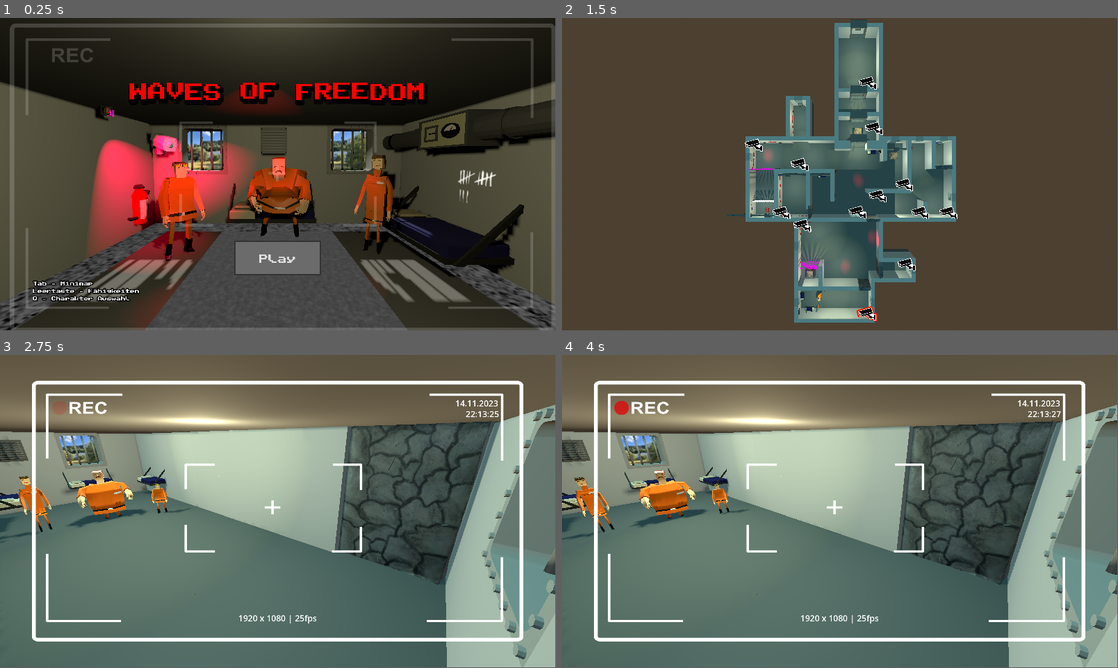
Above: before the commit, frames 1-4 (two rows, left to right).
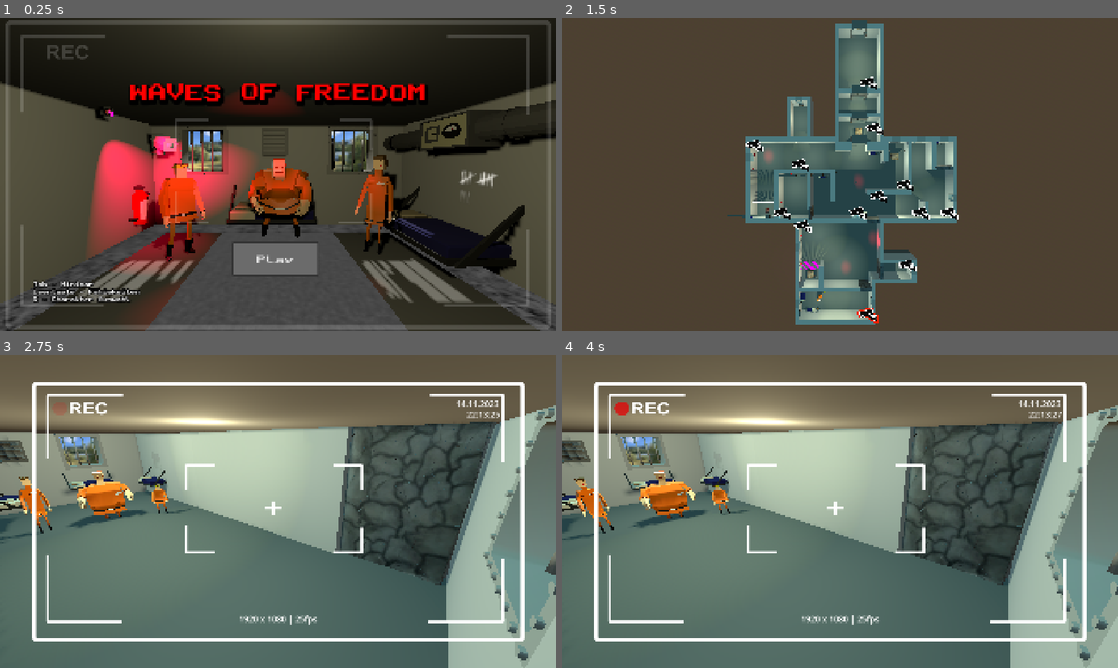
Above: after the commit, the same moments.

Repository: Maxi-F22/GamejamSoSe25
Game: Godot game, scene res://Scenes/MainMenu.tscn
Two runs of this game, one before a commit and one after it. Both use one fixed random seed, a clock stepped at 60 frames per second and the inputs below.
Inputs (mouse positions are in pixels of both pictures, inside the frame that each line leads up to):
- Up to frame 1 (0.25 s): no input
- Up to frame 2 (1.5 s): click "Play" at 0.5 s; move the mouse to (962, 158) at 1.27 s; hold Tab (Switch Cam) from 1.28 s (still down); click (962, 158) at 1.42 s
- Up to frame 3 (2.75 s): tap Enter at 2 s; move the mouse to (166, 527) at 2.02 s; release Tab (Switch Cam) at 2.03 s; tap Space (Wave Activate) at 2.1 s; click (166, 527) at 2.17 s
- Up to frame 4 (4 s): move the mouse to (895, 442) at 2.77 s; hold Tab (Switch Cam) 2.78-3.53 s; click (895, 442) at 2.92 s; move the mouse to (812, 574) at 3.52 s; tap Space (Wave Activate) at 3.6 s; click (812, 574) at 3.67 s
The window is 799x449 before the commit and 800x450 after it. Grey fills any space a smaller window leaves; there, only what the larger window draws over its background counts as a difference.

The runs differ from the first frame. In frame 1, 15% of the frame differs, in the area x 0-100%, y 0-100%; in frame 2, 3.5%; in frame 3, 6.2%; in frame 4, 6.2%.

Commit message:
fix viewport

Diff:
--- a/Assets/Environment/Poster/Poster.tscn
+++ /dev/null
@@ -1,8 +0,0 @@
-[gd_scene load_steps=2 format=3 uid="uid://dxkyksootv8ny"]
-
-[ext_resource type="Texture2D" uid="uid://dwixl6pxe7hk6" path="res://Assets/Environment/Poster/Bismark.png" id="1_6n534"]
-
-[node name="Poster" type="Node3D"]
-
-[node name="Sprite3D" type="Sprite3D" parent="."]
-texture = ExtResource("1_6n534")
--- a/Scenes/MainMenu.tscn
+++ b/Scenes/MainMenu.tscn
@@ -28,6 +28,18 @@
 
 [sub_resource type="Theme" id="Theme_cmrfp"]
 
+[sub_resource type="StyleBoxFlat" id="StyleBoxFlat_2x1g0"]
+bg_color = Color(0.489622, 0.489622, 0.489622, 1)
+border_width_left = 5
+border_width_top = 5
+border_width_right = 5
+border_width_bottom = 5
+border_color = Color(0.203922, 0.203922, 0.203922, 1)
+corner_radius_top_left = 5
+corner_radius_top_right = 5
+corner_radius_bottom_right = 5
+corner_radius_bottom_left = 5
+
 [sub_resource type="StyleBoxFlat" id="StyleBoxFlat_loo7a"]
 bg_color = Color(0.419813, 0.419813, 0.419813, 1)
 border_width_left = 5
@@ -35,6 +47,10 @@
 border_width_right = 5
 border_width_bottom = 5
 border_color = Color(0.205117, 0.205117, 0.205117, 1)
+corner_radius_top_left = 5
+corner_radius_top_right = 5
+corner_radius_bottom_right = 5
+corner_radius_bottom_left = 5
 
 [node name="MainMenu" type="Node3D"]
 
@@ -58,9 +74,9 @@
 anchor_top = 0.5
 anchor_right = 0.5
 anchor_bottom = 0.5
-offset_left = -150.0
+offset_left = -160.0
 offset_top = 230.0
-offset_right = 150.0
+offset_right = 140.0
 offset_bottom = 350.0
 grow_horizontal = 2
 grow_vertical = 2
@@ -70,12 +86,12 @@
 theme_override_colors/font_outline_color = Color(1, 1, 1, 1)
 theme_override_fonts/font = ExtResource("1_2x1g0")
 theme_override_font_sizes/font_size = 32
+theme_override_styles/hover = SubResource("StyleBoxFlat_2x1g0")
 theme_override_styles/normal = SubResource("StyleBoxFlat_loo7a")
 text = "Play"
 
 [node name="Overlay" type="Sprite2D" parent="CanvasLayer/CenterContainer/Control"]
 modulate = Color(1, 1, 1, 0.172549)
-position = Vector2(18, 12)
 scale = Vector2(1.3, 1.219)
 texture = ExtResource("11_if7li")
 
--- a/Scenes/main.tscn
+++ b/Scenes/main.tscn
@@ -22,6 +22,9 @@
 [ext_resource type="PackedScene" uid="uid://ddhnovsc0qgrg" path="res://Assets/Environment/fireExtinguisher.glb" id="20_1w6v2"]
 [ext_resource type="PackedScene" uid="uid://biodnmnd52j34" path="res://Assets/Environment/ventCover.glb" id="21_ueoa1"]
 [ext_resource type="PackedScene" uid="uid://dpbpbrkl0muaa" path="res://Assets/Environment/Sirene.tscn" id="22_6vcvc"]
+[ext_resource type="PackedScene" uid="uid://dff24ss15qpq5" path="res://Assets/Environment/Poster/Poster2.tscn" id="24_hpc6h"]
+[ext_resource type="PackedScene" uid="uid://cxdpe0vdxig1o" path="res://Assets/Environment/Poster/Poster4.tscn" id="25_kltya"]
+[ext_resource type="PackedScene" uid="uid://dtcb0wm8v5xiy" path="res://Assets/Environment/Poster/Poster3.tscn" id="26_6vcvc"]
 [ext_resource type="AudioStream" uid="uid://28fwv6ihoflp" path="res://Assets/Sounds/Music/game_music.wav" id="26_cbgmd"]
 [ext_resource type="Script" uid="uid://c2yrlc8os2ymj" path="res://Scripts/MainMenuAndEndScripts/EndScript.gd" id="28_7k868"]
 [ext_resource type="Script" uid="uid://d1exim58cwly7" path="res://Scripts/MainMenuAndEndScripts/FadingScript.gd" id="29_hpc6h"]
@@ -545,6 +548,23 @@
 [node name="Sirene4" parent="Environment" instance=ExtResource("22_6vcvc")]
 transform = Transform3D(1, 0, 0, 0, -1, 8.74228e-08, 0, -8.74228e-08, -1, -18.9082, 5.98426, -17.6364)
 
+[node name="Poster" type="Node3D" parent="Environment"]
+
+[node name="Poster1" parent="Environment/Poster" instance=ExtResource("26_6vcvc")]
+transform = Transform3D(1, 0, 0, 0, 1, 0, 0, 0, 1, 9.8982, 4.55454, -19)
+
+[node name="Poster2" parent="Environment/Poster" instance=ExtResource("24_hpc6h")]
+transform = Transform3D(-4.37114e-08, 0, 1, 0, 1, 0, -1, 0, -4.37114e-08, -7.06578, 4.13223, -8.26605)
+
+[node name="Poster3" parent="Environment/Poster" instance=ExtResource("25_kltya")]
+transform = Transform3D(1, 0, 0, 0, 1, 0, 0, 0, 1, 16.1978, 3.68043, -7.99542)
+
+[node name="Poster4" parent="Environment/Poster" instance=ExtResource("25_kltya")]
+transform = Transform3D(1, 0, 0, 0, 1, 0, 0, 0, 1, 0, 3.69306, -0.971648)
+
+[node name="Poster5" parent="Environment/Poster" instance=ExtResource("25_kltya")]
+transform = Transform3D(1, 0, 0, 0, 1, 0, 0, 0, 1, -6.47419, 4.34711, 16.0066)
+
 [node name="AudioStreamPlayer" type="AudioStreamPlayer" parent="."]
 stream = ExtResource("26_cbgmd")
 volume_db = -10.587
--- a/Scripts/UIScripts/CamSwitchScript.gd
+++ b/Scripts/UIScripts/CamSwitchScript.gd
@@ -69,7 +69,9 @@
 		var world_pos = cam.global_position
 		var screen_pos = minimap_cam.unproject_position(world_pos)
 
-		var viewport_size = get_viewport().size
+		var viewport = get_viewport()
+		var viewport_size = viewport.get_visible_rect().size
+
 		if screen_pos.x < 0 or screen_pos.x > viewport_size.x or screen_pos.y < 0 or screen_pos.y > viewport_size.y:
 			continue
 		var control_rect = minimap_root.get_rect()
--- a/project.godot
+++ b/project.godot
@@ -20,6 +20,8 @@
 window/size/viewport_width=1920
 window/size/viewport_height=1080
 window/size/mode=3
+window/stretch/mode="canvas_items"
+window/stretch/aspect="expand"
 
 [dotnet]
 
Not shown: 1 places in Scenes/MainMenu.tscn that only renumber resources
Not shown: 1 places in Scenes/main.tscn that only renumber resources
